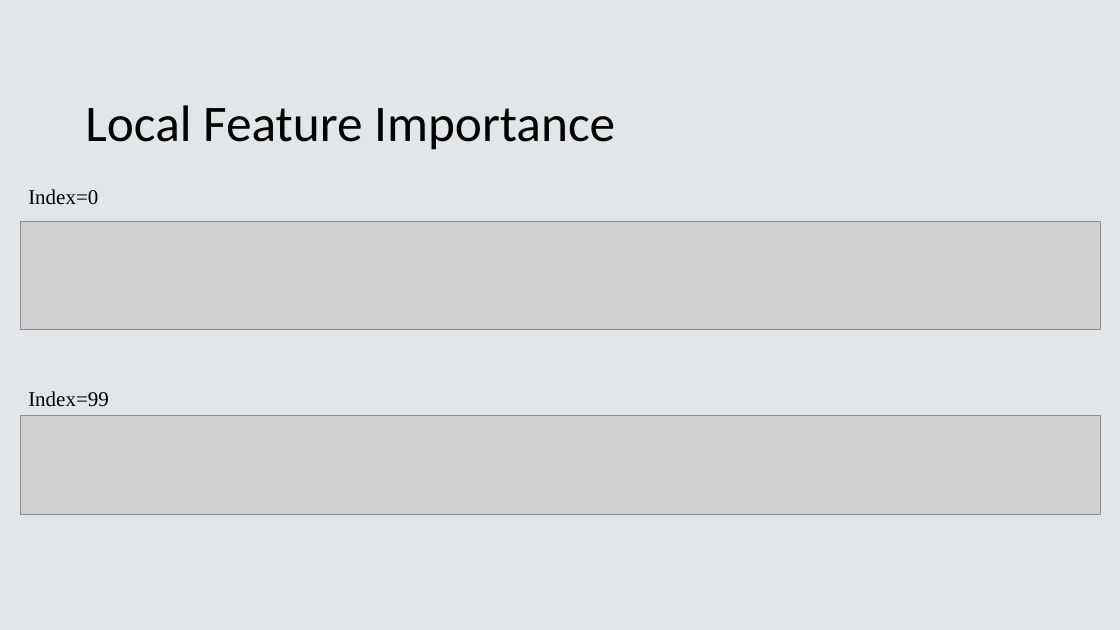
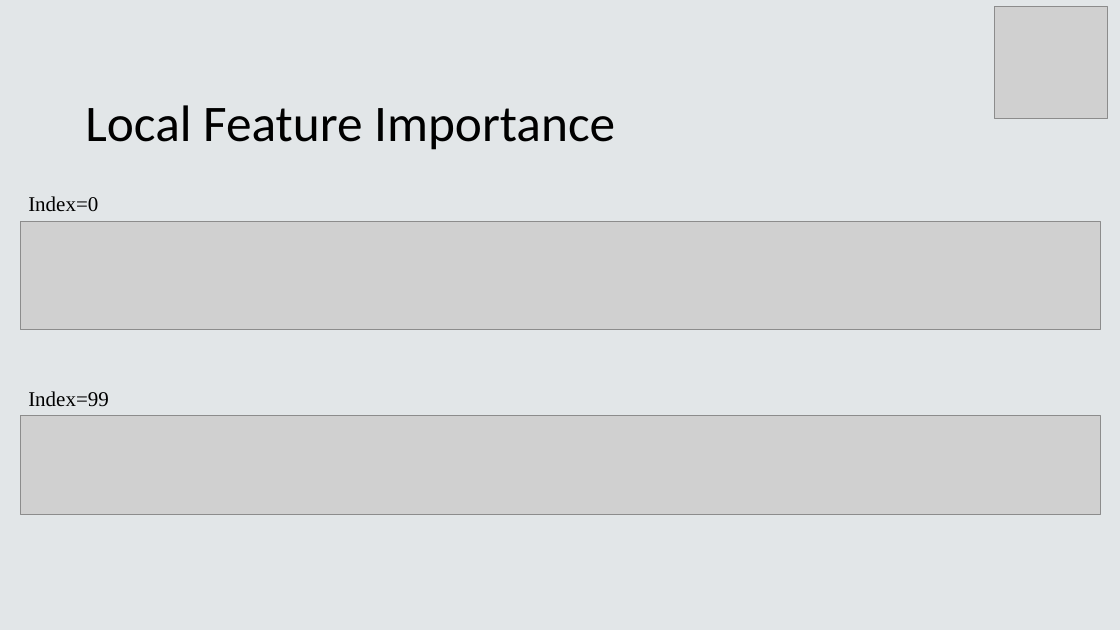
Before and after one commit to kathywu1201/Mushroom_Edibility_Classification_ML_Project, a slide deck: slide 10 of Final_Presentation.pptx (slide 11 before the commit). Drawn at 1120x630 pixels with LibreOffice and Linux fonts; fonts in the diff are those of the drawing; grey boxes stand for pictures. Boxes give left, top, right and bottom in pixels: in the first picture for what was removed or moved away, otherwise in the second. Text is boxed around its words. In the diff, an @@ line names an element or a change of style, - is before the commit and + after.

```diff
--- a/Final_Presentation.pptx
+++ b/Final_Presentation.pptx
@@ picture added at [994,7,1107,118] @@
@@ text "Index=0": place and size @@
-text "Index=0" at [28,189,98,204]
+text "Index=0" at [28,196,98,211]
```
Also in this commit, not shown: 10 other slides changed, 10 other files.
